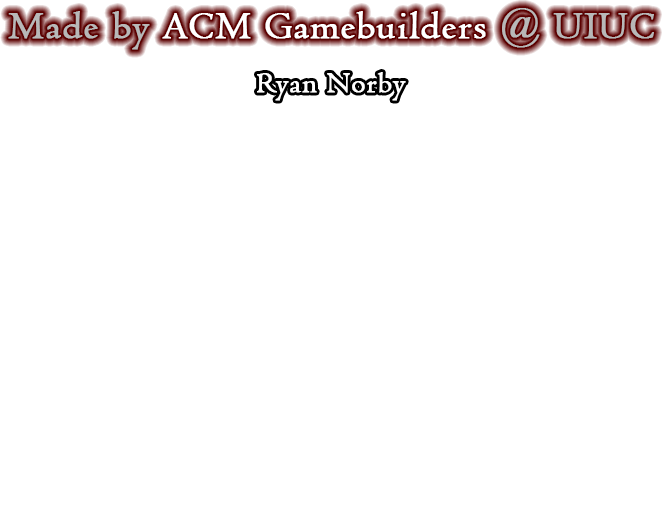
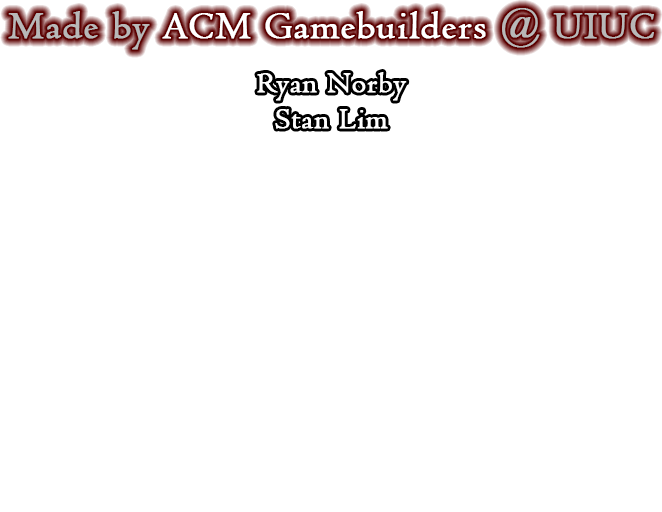
Layers edited between the first and the second (662, 512) image:
renamed "Ryan Norby" to "Ryan Norby Stan Lim", painted on it over (x1=257, y1=72, x2=407, y2=129)
